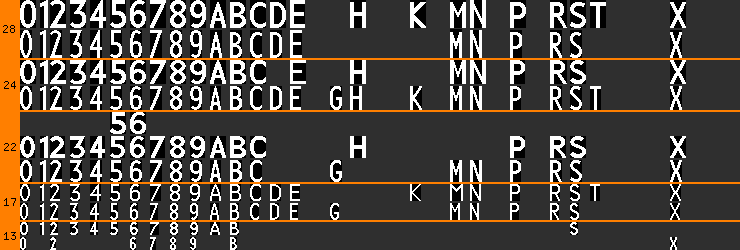
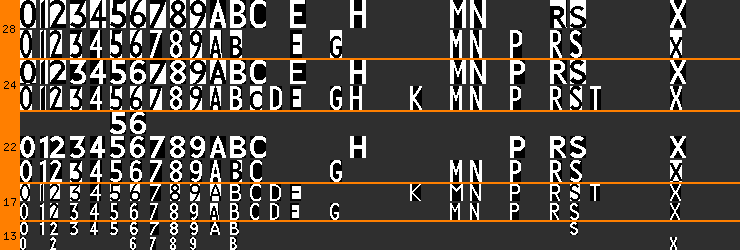
Layer changes from the first 740 x 250 image to the second:
added group "New Johnston" with 2 layers above "Roboto" over [20,0,682,220]
added layer "small" (1st of 2, in "New Johnston") in group "New Johnston" over [210,0,682,220]
added layer "normal" in group "New Johnston" over [20,0,586,220]
added group "Roboto" with 4 layers above "Background" over [50,0,686,220]
hid "small" (2nd of 2, in "Roboto"), moved it into group "Roboto", painted on it over [210,0,686,58]
